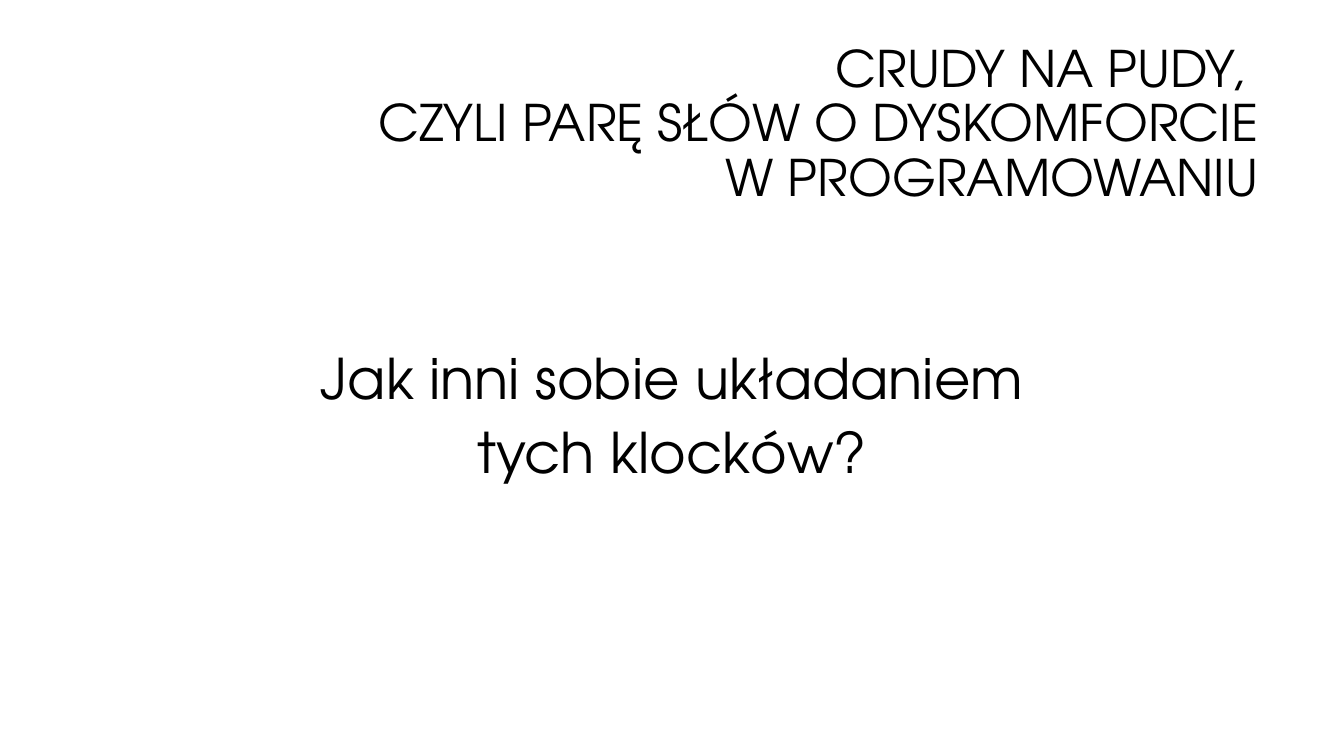
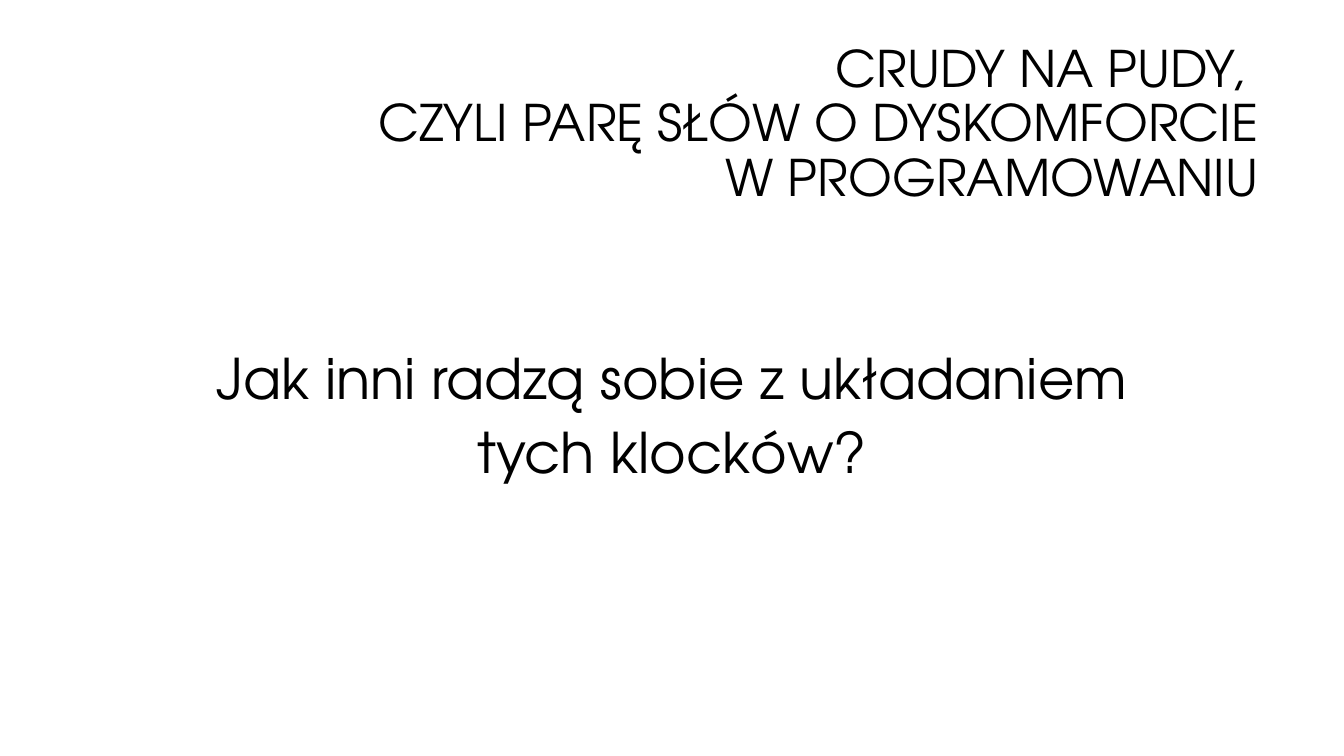
Before and after one commit to oskardudycz/EventSourcing.NetCore, a slide deck: slide 19 of Slides.pptx (slide 18 before the commit). Drawn at 1344x756 pixels with LibreOffice and Linux fonts; fonts in the diff are those of the drawing; background and template pictures are left out. Boxes give left, top, right and bottom in pixels: in the first picture for what was removed or moved away, otherwise in the second. Text is boxed around its words. In the diff, an @@ line names an element or a change of style, - is before the commit and + after.

```diff
--- a/Slides.pptx
+++ b/Slides.pptx
@@ text at [217, 357, 1127, 413]: text changed @@
-Jak inni sobie układaniem
+Jak inni radzą sobie z układaniem
```
Also in this commit, not shown: 1 other slide changed, 7 slides added.
